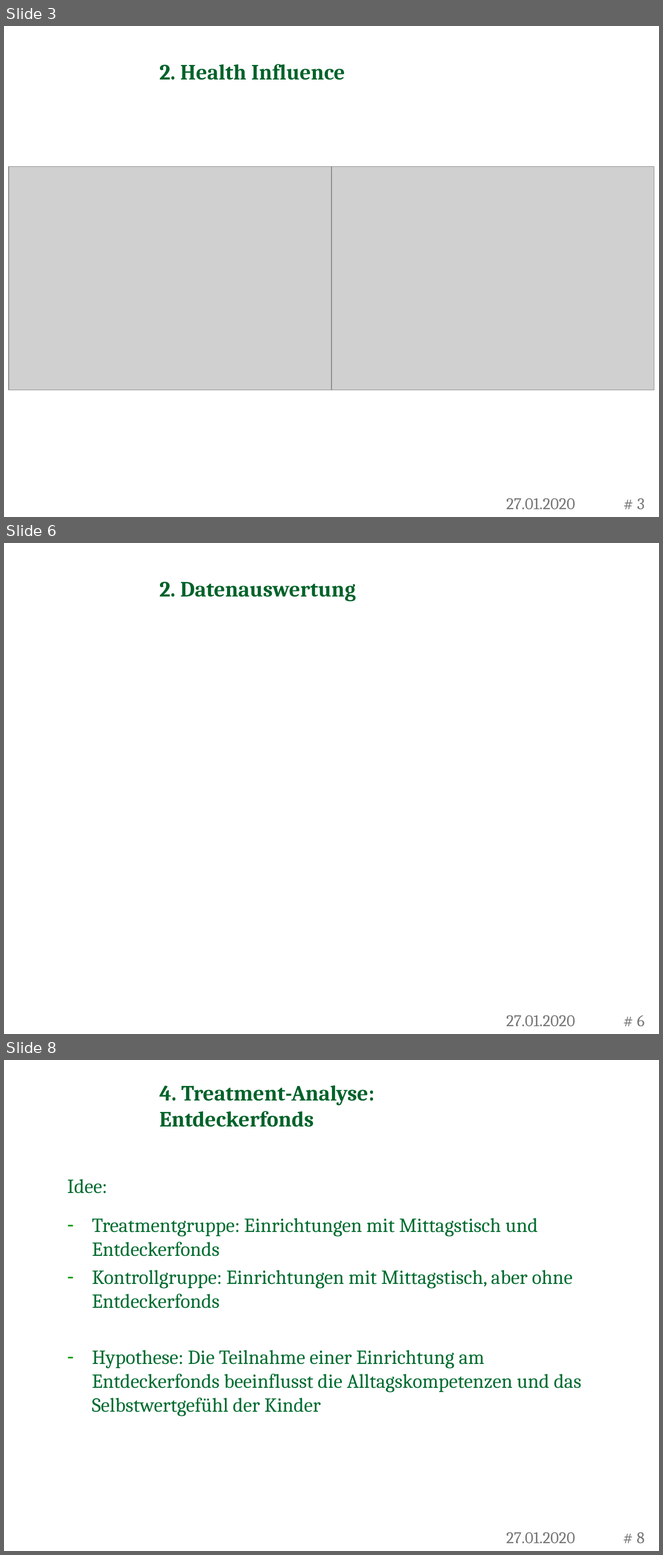
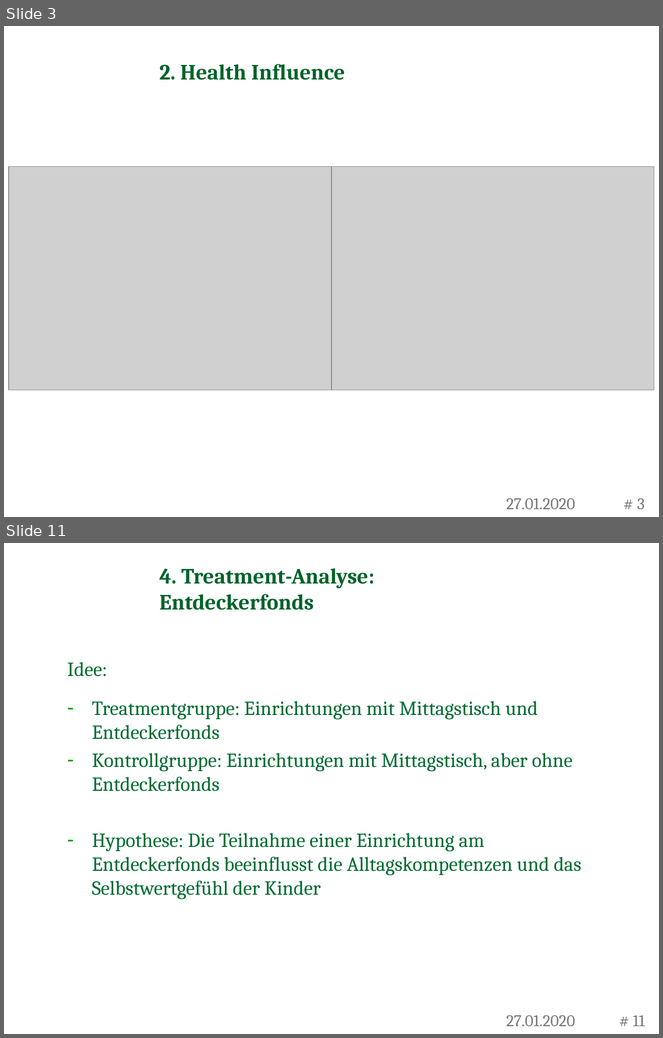
Before and after one commit to RafaelSchuetz/Pareto, a slide deck: CHILDREN/Zwischenkolloquien/2. Zwischentreffen Präsentation.pptx. Shown one above the other, each under a label of ours: slides 3, 6 and 8 before the commit, slides 3 and 11 after it; the slides between them are not shown. The pictures are 663x1555 and 663x1038 pixels, drawn with LibreOffice and Linux fonts; fonts in the diff are those of the drawing; grey boxes stand for pictures; background and template pictures are left out. Boxes give left, top, right and bottom in pixels: in the first picture for what was removed or moved away, otherwise in the second. Text is boxed around its words. In the diff, an @@ line names an element or a change of style, - is before the commit and + after.

```diff
--- a/CHILDREN/Zwischenkolloquien/2. Zwischentreffen Präsentation.pptx
+++ b/CHILDREN/Zwischenkolloquien/2. Zwischentreffen Präsentation.pptx
@@ slide 6 removed at (4, 543, 659, 1034), background picture (left out) @@
@@ title removed at (159, 581, 356, 602) @@
-2. Datenauswertung
@@ text removed at (506, 1016, 575, 1027) @@
-27.01.2020
@@ page number removed at (637, 1016, 645, 1027) @@
-# 6
@@ what was slide 8 is now slide 11 @@
@@ page number at (633, 1016, 645, 1027): text changed @@
-# 8
+# 11
```
Also in this commit, not shown: 3 slides changed, 4 slides added.
